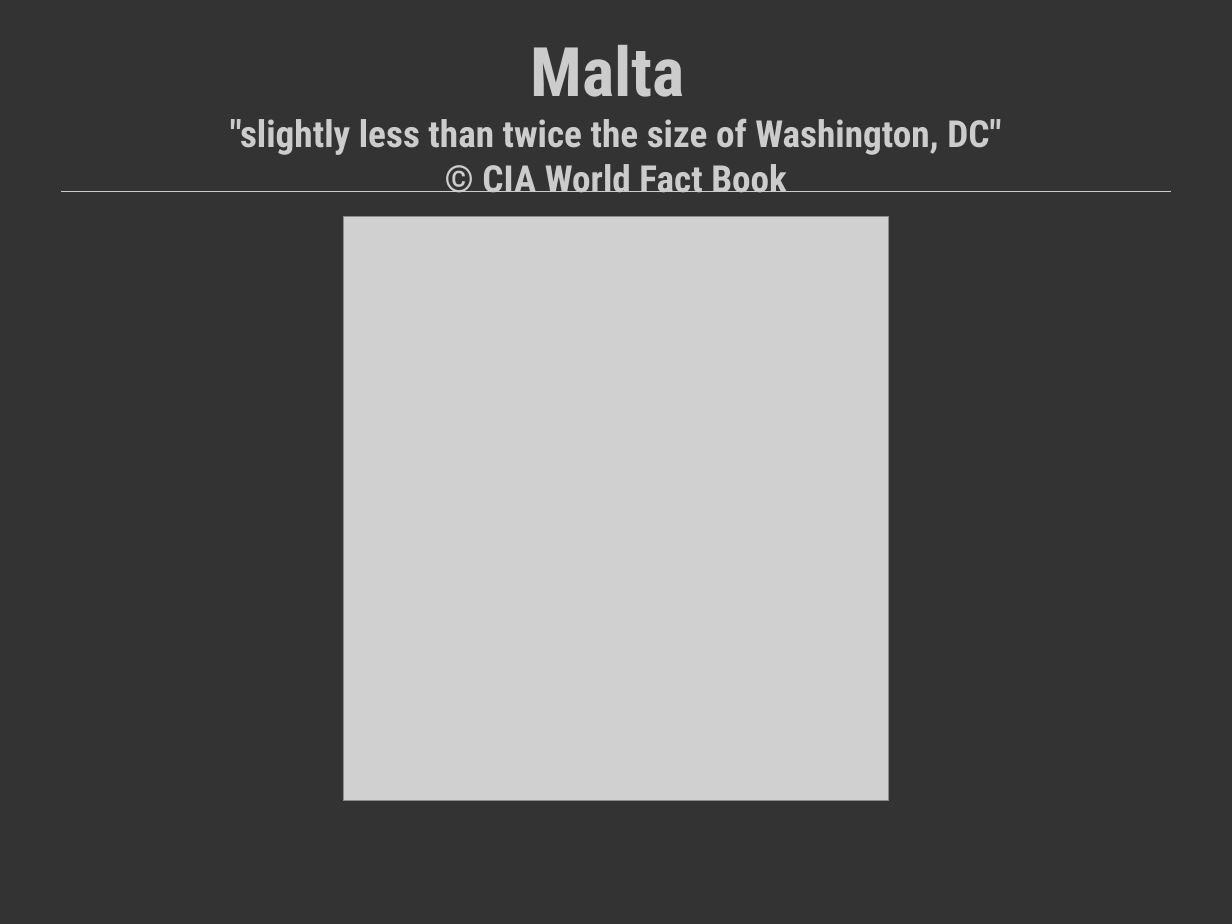
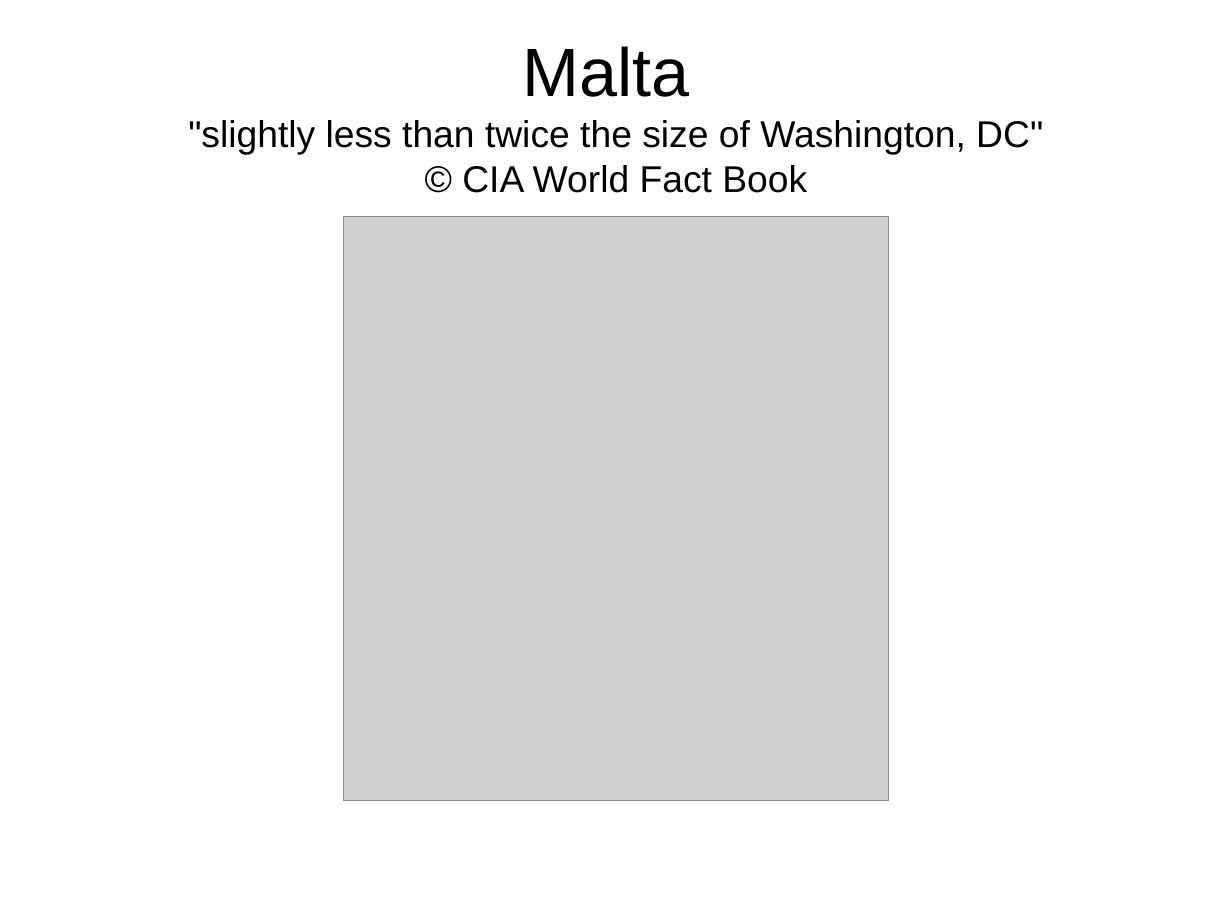
Before and after one commit to SysPete/perl-dancer-conference-2014, a slide deck: slide 3 of test_roo.odp. Drawn at 1232x924 pixels with LibreOffice and Linux fonts; fonts in the diff are those of the drawing; grey boxes stand for pictures. Boxes give left, top, right and bottom in pixels: in the first picture for what was removed or moved away, otherwise in the second. Text is boxed around its words. In the diff, an @@ line names an element or a change of style, - is before the commit and + after.

```diff
--- a/test_roo.odp
+++ b/test_roo.odp
@@ background #333333 to #FFFFFF @@
@@ title "Malta "slightly less than twice ...": place and size @@
-title "Malta "slightly less than twice ..." at [230,45,1001,193]
+title "Malta "slightly less than twice ..." at [188,46,1043,193]
@@ title "Malta "slightly less than twice ..." at [188,46,1043,193]: font Roboto Condensed to Arial, text colour #CCCCCC to #000000, bold off @@
@@ line removed from (61, 191) to (1171, 191) @@
```
Also in this commit, not shown: 12 other slides changed, 54 other files.
